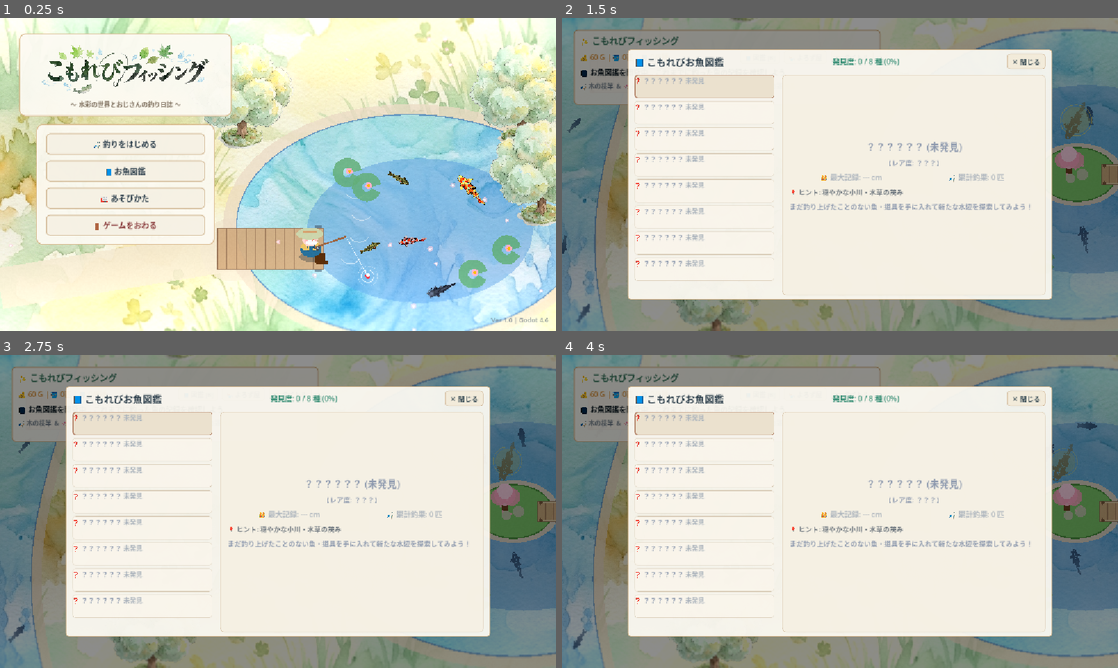
Above: before the commit, frames 1-4 (two rows, left to right).
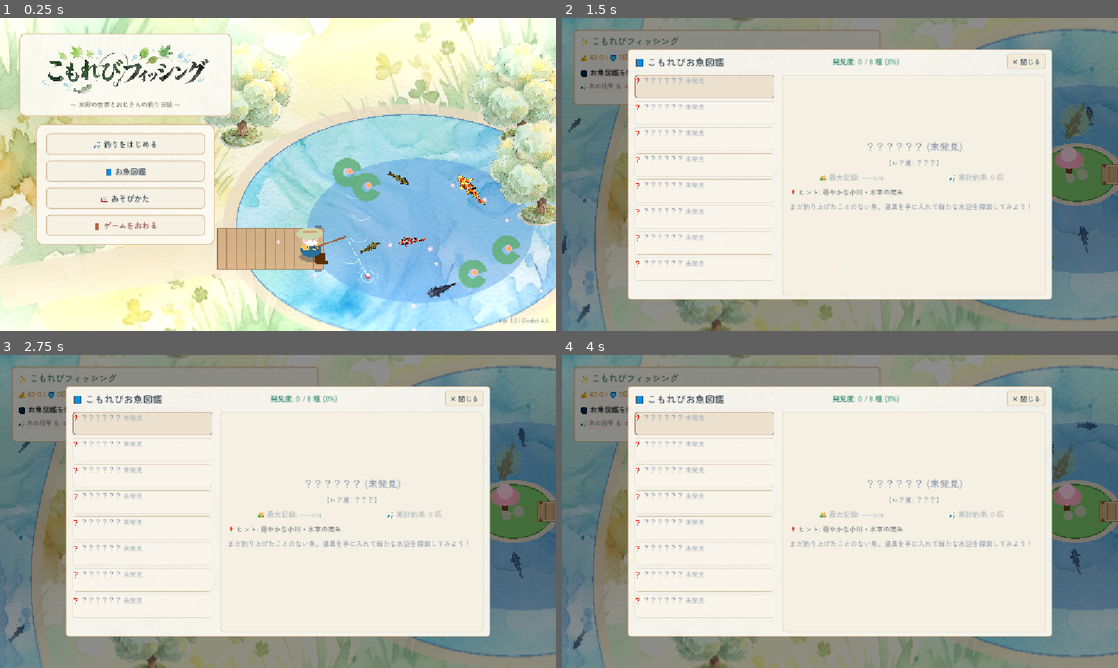
Above: after the commit, the same moments.

Repository: nory74-ui/cozy-fishing-game
Game: Godot game, scene res://scenes/title.tscn
Two runs of this game, one before a commit and one after it. Both use one fixed random seed, a clock stepped at 60 frames per second and the inputs below.
Inputs (mouse positions are in pixels of both pictures, inside the frame that each line leads up to):
- Up to frame 1 (0.25 s): no input
- Up to frame 2 (1.5 s): click "🎣 釣りをはじめる" at 0.5 s; tap Enter (ui_accept) at 1.25 s; move the mouse to (962, 158) at 1.27 s; hold Right (ui_right) from 1.28 s (still down); tap B at 1.35 s; click (962, 158) at 1.42 s
- Up to frame 3 (2.75 s): tap Enter (ui_accept) at 1.52 s; release Right (ui_right) at 2 s; click "📘 図鑑 [B]" at 2 s
- Up to frame 4 (4 s): click "🏪 よろず屋" at 2.75 s; click "🏠 タイトル" at 3.5 s

The runs differ from the first frame. In frame 1, 0.7% of the frame differs, in the area x 10-99%, y 12-98%; in frame 2, 1.5%; in frame 3, 1.5%, in the area x 5-86%, y 5-80%; in frame 4, 1.5%.

Commit message:
fix: 日本語フォント(ZenMaruGothic)同梱・タイトルロゴ読込修正・docs更新

Diff:
--- a/project.godot
+++ b/project.godot
@@ -29,6 +29,10 @@
 window/stretch/mode="canvas_items"
 window/stretch/aspect="keep"
 
+[gui]
+
+theme/custom_font="res://assets/fonts/ZenMaruGothic-Medium.ttf"
+
 [rendering]
 
 renderer/rendering_method="gl_compatibility"
--- a/scripts/autoload/GameData.gd
+++ b/scripts/autoload/GameData.gd
@@ -214,12 +214,30 @@
 
 # 外部画像ロードヘルパー
 static func load_texture(res_path: String) -> Texture2D:
+	if ResourceLoader.exists(res_path):
+		var res = load(res_path)
+		if res is Texture2D:
+			return res
+	# フォールバック: res://から直接バイナリをロード
+	if FileAccess.file_exists(res_path):
+		var bytes = FileAccess.get_file_as_bytes(res_path)
+		if bytes.size() > 0:
+			var img = Image.new()
+			var err = OK
+			if res_path.ends_with(".png"):
+				err = img.load_png_from_buffer(bytes)
+			elif res_path.ends_with(".jpg") or res_path.ends_with(".jpeg"):
+				err = img.load_jpg_from_buffer(bytes)
+			if err == OK:
+				return ImageTexture.create_from_image(img)
+	# 最終フォールバック: ローカルファイルシステムパス
 	var global_path = ProjectSettings.globalize_path(res_path)
-	var img = Image.new()
-	var err = img.load(global_path)
-	if err == OK:
-		return ImageTexture.create_from_image(img)
-	push_warning("Failed to load texture: " + global_path)
+	if FileAccess.file_exists(global_path):
+		var img = Image.new()
+		var err = img.load(global_path)
+		if err == OK:
+			return ImageTexture.create_from_image(img)
+	push_warning("Failed to load texture: " + res_path)
 	return null
 
 # 水彩絵本調パステルボタンスタイル共通ヘルパー
--- a/scripts/autoload/SoundManager.gd
+++ b/scripts/autoload/SoundManager.gd
@@ -66,11 +66,17 @@
 
 	# 2. フォールバック（直接ファイル読み込み）
 	if not stream:
-		var global_path = ProjectSettings.globalize_path(res_path)
-		if res_path.ends_with(".ogg"):
-			stream = AudioStreamOggVorbis.load_from_file(global_path)
-		elif res_path.ends_with(".wav"):
-			stream = _load_wav_file(global_path)
+		if FileAccess.file_exists(res_path):
+			if res_path.ends_with(".ogg"):
+				stream = AudioStreamOggVorbis.load_from_file(res_path)
+			elif res_path.ends_with(".wav"):
+				stream = _load_wav_file(res_path)
+		if not stream:
+			var global_path = ProjectSettings.globalize_path(res_path)
+			if res_path.ends_with(".ogg"):
+				stream = AudioStreamOggVorbis.load_from_file(global_path)
+			elif res_path.ends_with(".wav"):
+				stream = _load_wav_file(global_path)
 
 	if stream:
 		if is_loop:
Binary file added: assets/fonts/ZenMaruGothic-Medium.ttf
Not shown, added: assets/fonts/ZenMaruGothic-Medium.ttf.import
Not shown, changed: docs/index.html
Not shown, changed: docs/index.pck
